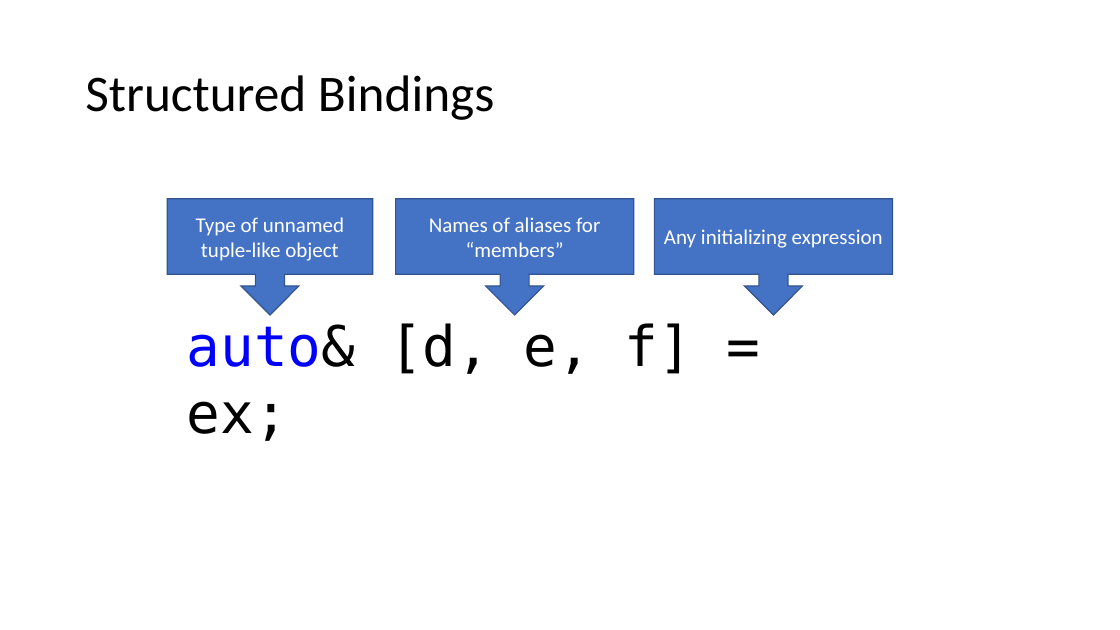
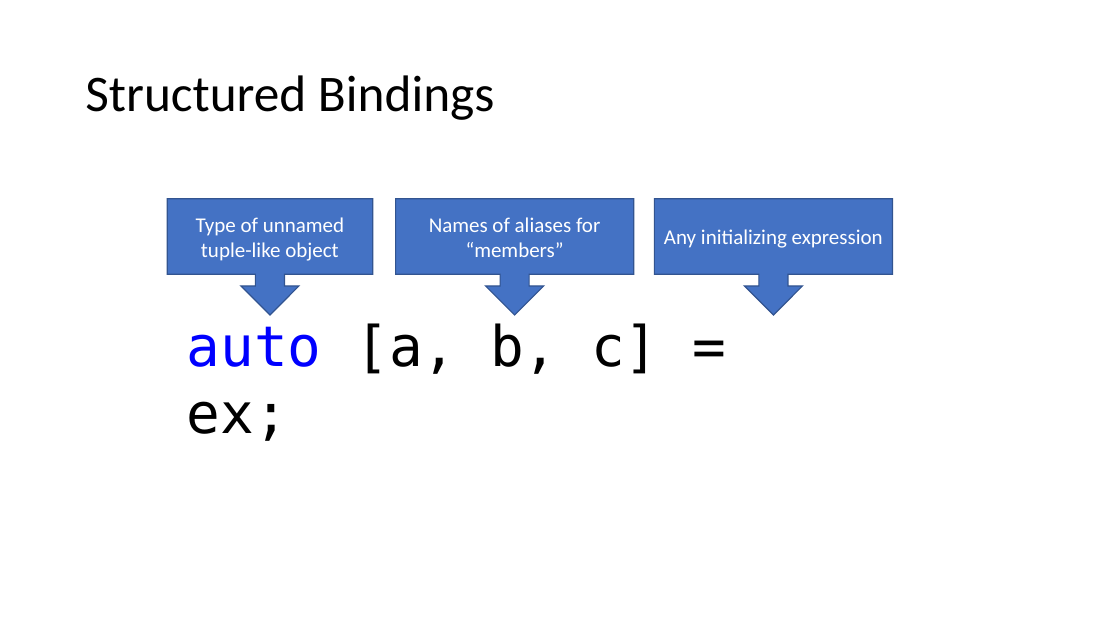
Before and after one commit to BillyONeal/14_cpp_features_in_40_minutes, a slide deck: slide 10 of 14 Cpp Features in 40 Minutes.pptx (slide 13 before the commit). Drawn at 1120x630 pixels with LibreOffice and Linux fonts; fonts in the diff are those of the drawing. Boxes give left, top, right and bottom in pixels: in the first picture for what was removed or moved away, otherwise in the second. Text is boxed around its words. In the diff, an @@ line names an element or a change of style, - is before the commit and + after.

```diff
--- a/14 Cpp Features in 40 Minutes.pptx
+++ b/14 Cpp Features in 40 Minutes.pptx
@@ text at [187,323,658,441]: text changed @@
-auto& [d, e, f] = ex;
+auto [a, b, c] = ex;
```
Also in this commit, not shown: 1 other slide changed, 1 slide added, 1 slide removed, 2 other files.
